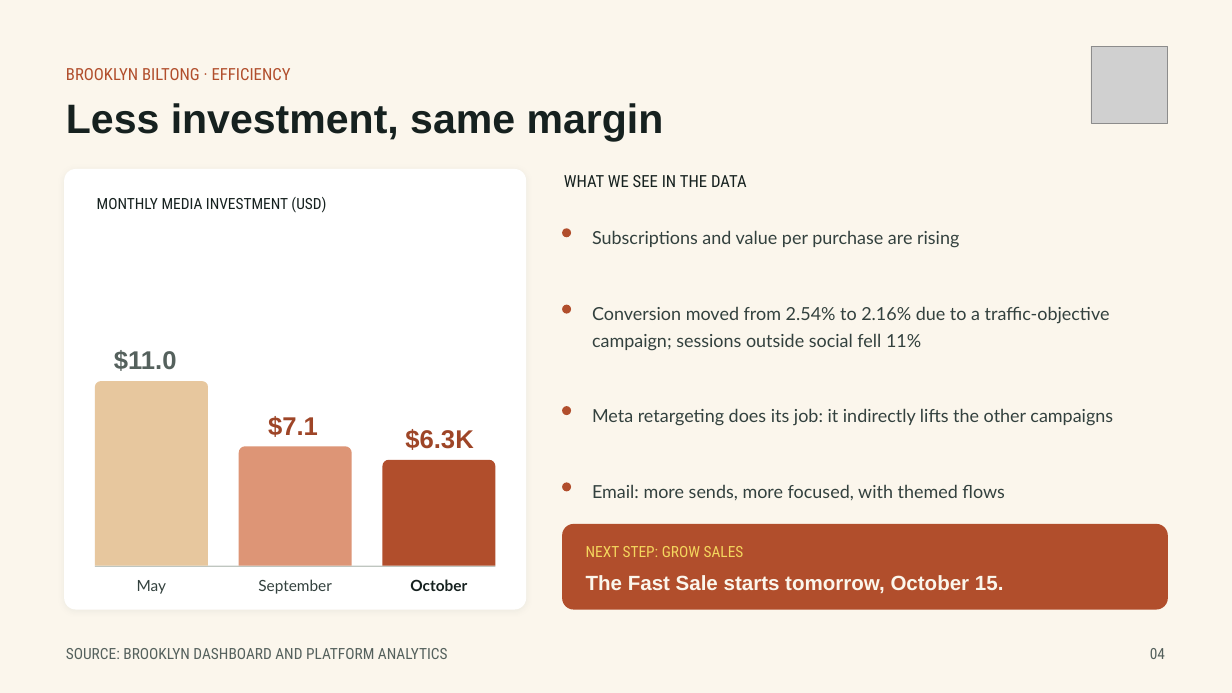
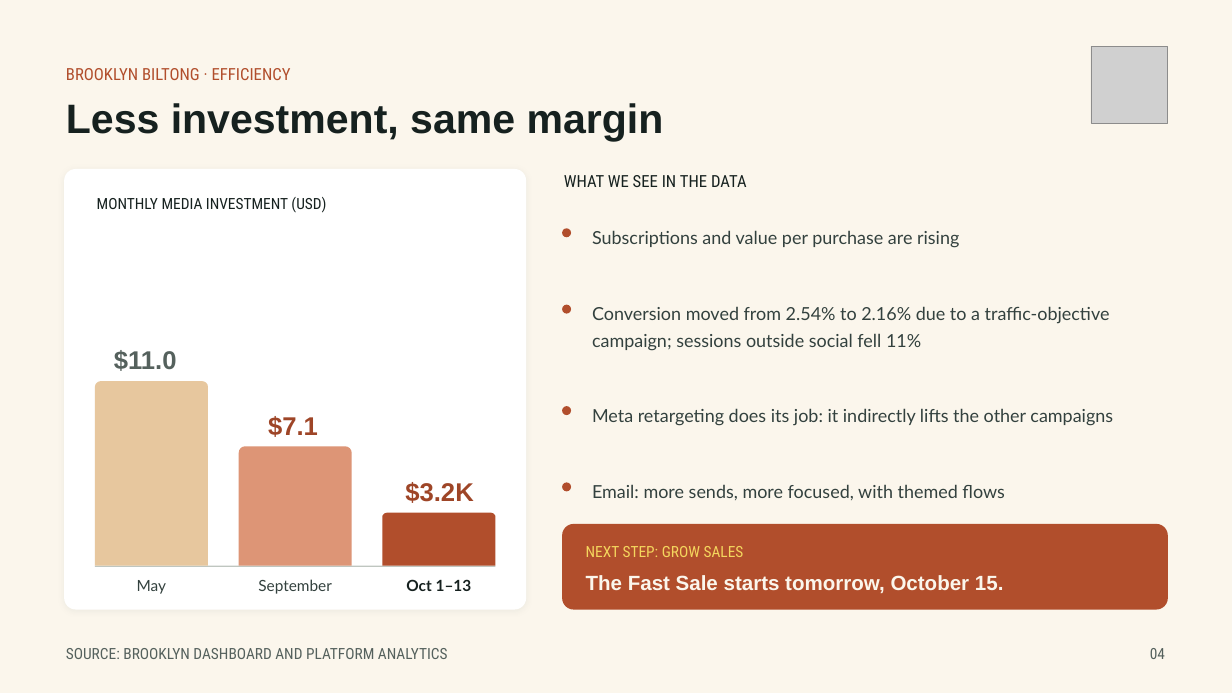
Before and after one commit to YamiCRebold/Stormberg2026, a slide deck: slide 4 of status_ceo/Stormberg Foods_Update October 1-13th_corregido.pptx. Drawn at 1232x693 pixels with LibreOffice and Linux fonts; fonts in the diff are those of the drawing; grey boxes stand for pictures. Boxes give left, top, right and bottom in pixels: in the first picture for what was removed or moved away, otherwise in the second. Text is boxed around its words. In the diff, an @@ line names an element or a change of style, - is before the commit and + after.

```diff
--- a/status_ceo/Stormberg Foods_Update October 1-13th_corregido.pptx
+++ b/status_ceo/Stormberg Foods_Update October 1-13th_corregido.pptx
@@ text at [405, 482, 473, 503]: text changed @@
-$6.3K
+$3.2K
@@ freeform shape: place and size @@
-freeform shape at [383, 460, 495, 565]
+freeform shape at [383, 513, 495, 565]
@@ text at [406, 579, 472, 591]: text changed @@
-October
+Oct 1–13
```
Also in this commit, not shown: 2 other slides changed.
